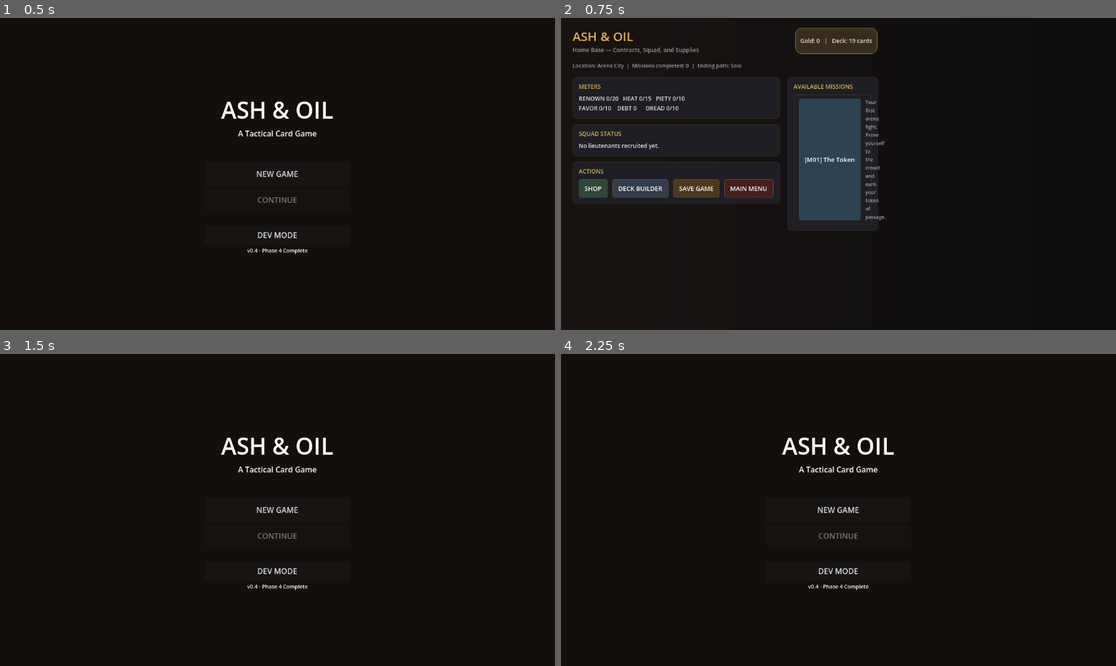
Above: before the commit, frames 1-4 (two rows, left to right).
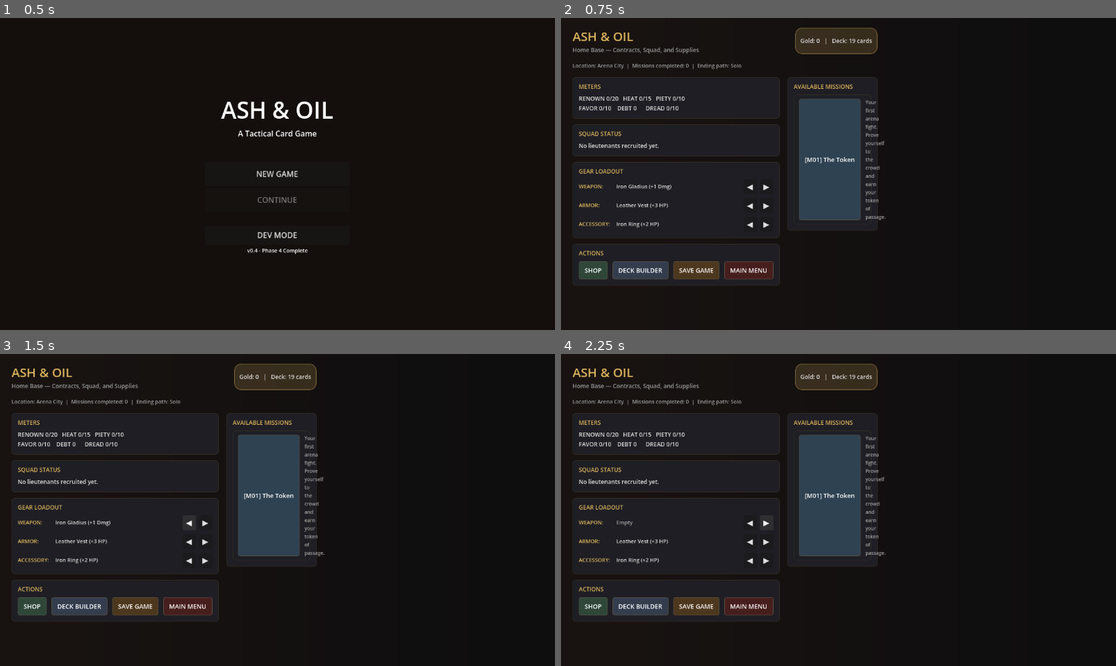
Above: after the commit, the same moments.

Repository: StoveGodCooks/ash-oil
Game: Godot game, scene res://scenes/Main.tscn
The game is run twice, just before and just after one commit, with the same random seed, the same clock (stepped at 60 frames per second) and the same inputs.
Inputs (mouse positions are in pixels of both pictures, inside the frame that each line leads up to):
- Up to frame 1 (0.5 s): no input
- Up to frame 2 (0.75 s): click "NEW GAME" at 0.5 s
- Up to frame 3 (1.5 s): click (188, 522) at 1.25 s, where only the run after the commit has a clickable "◀"
- Up to frame 4 (2.25 s): click (766, 522) at 2 s, where only the run after the commit has a clickable "▶"

Frame 1 is identical in both runs. In frame 2, 4.3% of the frame differs, in the area x 3-40%, y 48-85%; in frame 3, 11%, in the area x 2-61%, y 3-86%; in frame 4, 11%.

Commit message:
feat: add gear equipping UI to MainHub and free starting gear on new game
- MainHub.gd: add GEAR LOADOUT section with per-slot labels + cycle buttons
  - Shows equipped gear name, stats, and rarity color (purple=epic, blue=rare)
  - ◀/▶ buttons cycle through owned gear for that slot
  - Cycling past last item unequips the slot
  - Cycle buttons disabled when no gear owned for that slot
- Main.gd: New Game grants free starting gear (Iron Gladius, Leather Vest, Iron Ring)
  and auto-equips all 3 slots

Co-Authored-By: Claude Haiku 4.5 <noreply@anthropic.com>

Diff:
--- a/scripts/ui/Main.gd
+++ b/scripts/ui/Main.gd
@@ -80,9 +80,15 @@
 	GameState.reset()
 	GameState.current_deck = CardManager.get_starter_deck()
 	GameState.current_mission_id = "M01"
+	# Give free starting gear (one common per slot)
+	GameState.add_gear("gear_001")   # Iron Gladius   - Weapon
+	GameState.add_gear("gear_009")   # Leather Vest   - Armor
+	GameState.add_gear("gear_017")   # Iron Ring      - Accessory
+	GameState.equip_gear("weapon",    "gear_001")
+	GameState.equip_gear("armor",     "gear_009")
+	GameState.equip_gear("accessory", "gear_017")
 	print("--- NEW GAME STARTED ---")
 	print("Gold: %d | Deck: %d cards" % [GameState.gold, GameState.current_deck.size()])
-	print("Available missions: ", GameState.unlocked_missions)
 	get_tree().change_scene_to_file("res://scenes/MainHub.tscn")
 
 func _on_dev_pressed() -> void:
--- a/scripts/ui/MainHub.gd
+++ b/scripts/ui/MainHub.gd
@@ -20,6 +20,8 @@
 var mission_list: VBoxContainer
 var lt_label: Label
 var status_label: Label
+var gear_slot_labels: Dictionary = {}    # {slot: label}
+var gear_slot_btns: Dictionary = {}      # {slot: [prev_btn, next_btn]}
 
 func _ready() -> void:
 	_build_ui()
@@ -122,6 +124,42 @@
 	lt_label.add_theme_color_override("font_color", CLR_TEXT)
 	lt_label.autowrap_mode = TextServer.AUTOWRAP_WORD
 	squad_card.add_child(lt_label)
+
+	# ── Gear Card ──
+	var gear_card = _make_section_card(left_col, "GEAR LOADOUT")
+	for slot in ["weapon", "armor", "accessory"]:
+		var row = HBoxContainer.new()
+		row.add_theme_constant_override("separation", 6)
+		gear_card.add_child(row)
+
+		var slot_lbl = Label.new()
+		slot_lbl.text = slot.to_upper() + ":"
+		slot_lbl.add_theme_font_size_override("font_size", 11)
+		slot_lbl.add_theme_color_override("font_color", CLR_ACCENT)
+		slot_lbl.custom_minimum_size = Vector2(72, 0)
+		row.add_child(slot_lbl)
+
+		var info_lbl = Label.new()
+		info_lbl.text = "—"
+		info_lbl.add_theme_font_size_override("font_size", 11)
+		info_lbl.add_theme_color_override("font_color", CLR_TEXT)
+		info_lbl.size_flags_horizontal = Control.SIZE_EXPAND_FILL
+		row.add_child(info_lbl)
+		gear_slot_labels[slot] = info_lbl
+
+		var prev_btn = Button.new()
+		prev_btn.text = "◀"
+		prev_btn.custom_minimum_size = Vector2(28, 0)
+		prev_btn.pressed.connect(_on_gear_cycle.bind(slot, -1))
+		row.add_child(prev_btn)
+
+		var next_btn = Button.new()
+		next_btn.text = "▶"
+		next_btn.custom_minimum_size = Vector2(28, 0)
+		next_btn.pressed.connect(_on_gear_cycle.bind(slot, 1))
+		row.add_child(next_btn)
+
+		gear_slot_btns[slot] = [prev_btn, next_btn]
 
 	# ── Actions Card ──
 	var actions_card = _make_section_card(left_col, "ACTIONS")
@@ -181,6 +219,9 @@
 		lt_label.text = "No lieutenants recruited yet."
 	else:
 		lt_label.text = "\n".join(lt_lines)
+
+	# Gear loadout
+	_refresh_gear()
 
 	# Missions
 	for child in mission_list.get_children():
@@ -334,6 +375,64 @@
 	return tex
 
 # ============ BUTTON HANDLERS ============
+func _refresh_gear() -> void:
+	for slot in ["weapon", "armor", "accessory"]:
+		var equipped_id = GameState.get_equipped_gear(slot)
+		var label = gear_slot_labels.get(slot)
+		if not label:
+			continue
+		if equipped_id == "":
+			label.text = "Empty"
+			label.add_theme_color_override("font_color", CLR_MUTED)
+		else:
+			var g = CardManager.get_gear(equipped_id)
+			var stat_parts = []
+			if g.get("damage", 0) > 0: stat_parts.append("+%d Dmg" % g["damage"])
+			if g.get("armor", 0) > 0:  stat_parts.append("+%d Arm" % g["armor"])
+			if g.get("hp", 0) > 0:     stat_parts.append("+%d HP" % g["hp"])
+			if g.get("hp", 0) < 0:     stat_parts.append("%d HP" % g["hp"])
+			if g.get("speed", 0) > 0:  stat_parts.append("+%d Spd" % g["speed"])
+			var rarity = g.get("rarity", "")
+			var stats_str = " (%s)" % ", ".join(stat_parts) if stat_parts.size() > 0 else ""
+			label.text = "%s%s" % [g.get("name", equipped_id), stats_str]
+			match rarity:
+				"epic":   label.add_theme_color_override("font_color", Color(0.8, 0.5, 1.0))
+				"rare":   label.add_theme_color_override("font_color", Color(0.4, 0.8, 1.0))
+				_:        label.add_theme_color_override("font_color", CLR_TEXT)
+
+		# Enable cycle buttons only if there are items for this slot in inventory
+		var slot_items = _get_slot_inventory(slot)
+		var btns = gear_slot_btns.get(slot, [])
+		for btn in btns:
+			btn.disabled = slot_items.size() == 0
+
+func _get_slot_inventory(slot: String) -> Array:
+	var result = []
+	for gear_id in GameState.gear_inventory:
+		var g = CardManager.get_gear(gear_id)
+		if g.get("slot", "") == slot:
+			result.append(gear_id)
+	return result
+
+func _on_gear_cycle(slot: String, direction: int) -> void:
+	var slot_items = _get_slot_inventory(slot)
+	if slot_items.is_empty():
+		return
+	var current = GameState.get_equipped_gear(slot)
+	var idx = slot_items.find(current)
+	# direction: -1 = prev (or unequip), +1 = next
+	if direction == 1:
+		if idx == slot_items.size() - 1:
+			GameState.equip_gear(slot, "")   # cycle past last = unequip
+		else:
+			GameState.equip_gear(slot, slot_items[idx + 1])
+	else:
+		if idx <= 0:
+			GameState.equip_gear(slot, slot_items[slot_items.size() - 1])
+		else:
+			GameState.equip_gear(slot, slot_items[idx - 1])
+	_refresh_gear()
+
 func _on_mission_pressed(mission_id: String) -> void:
 	if MissionManager.start_mission(mission_id):
 		get_tree().change_scene_to_file("res://scenes/CombatScreen.tscn")
